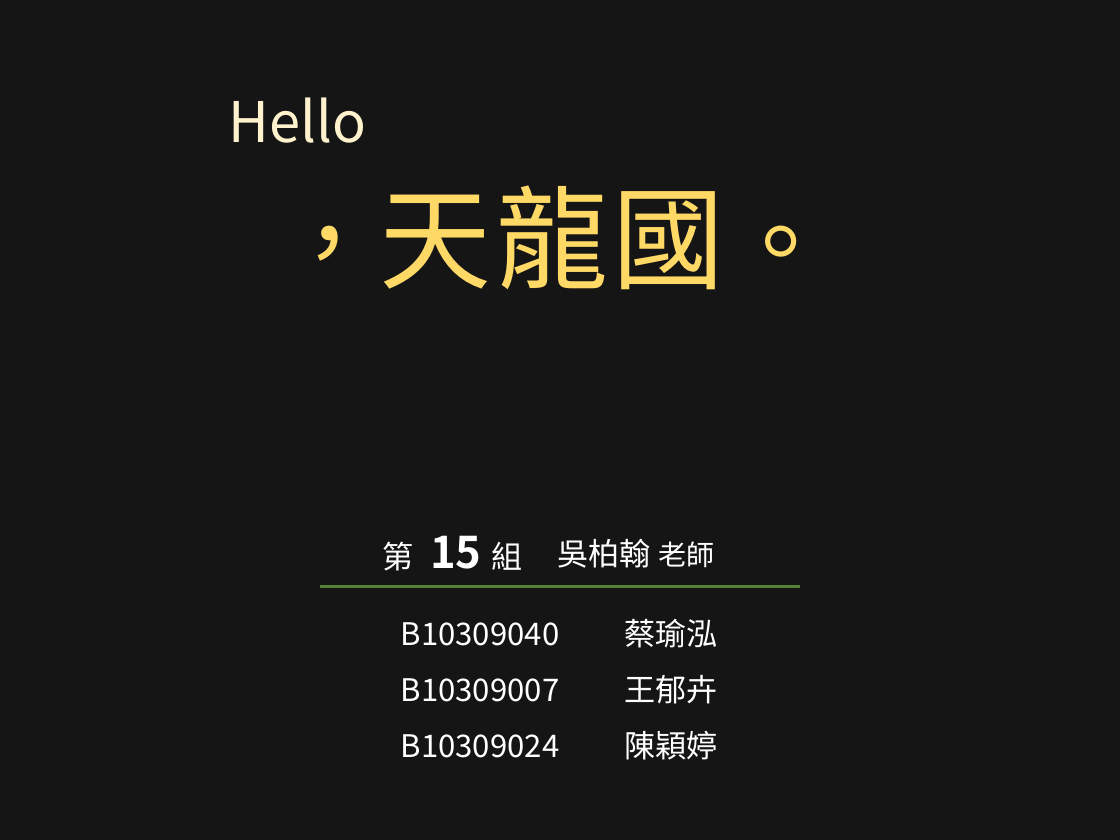
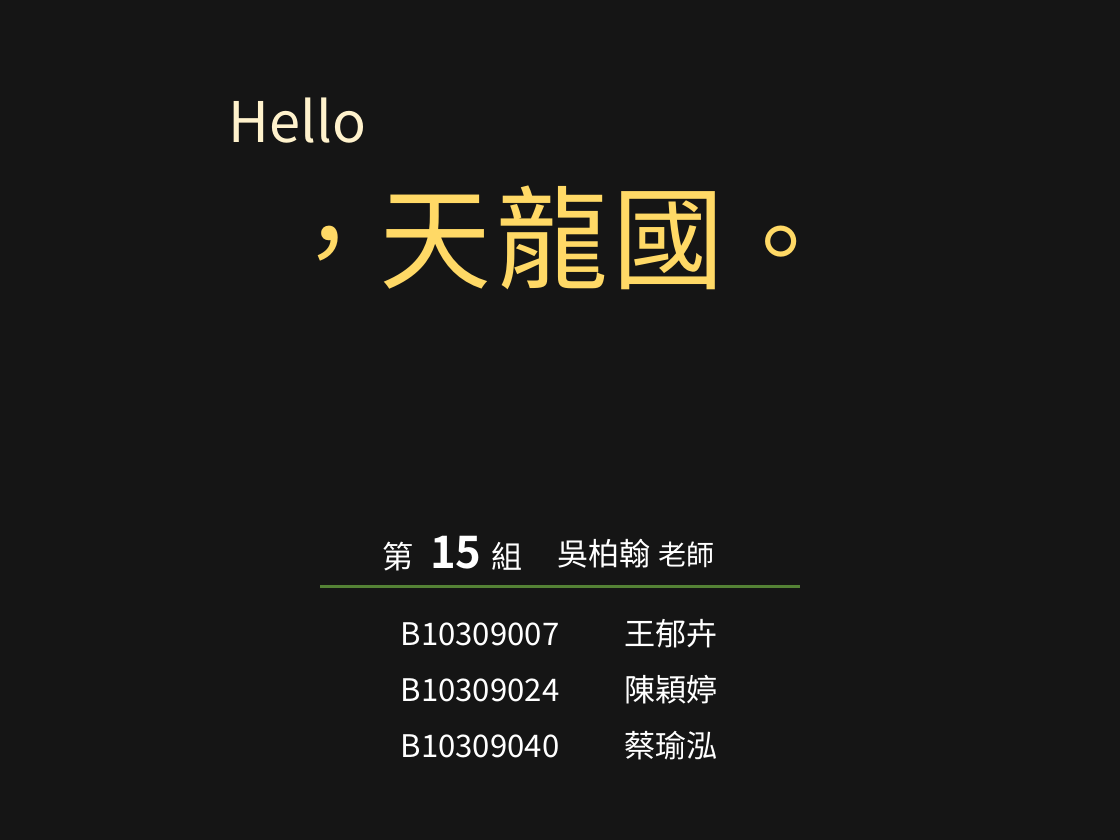
Before and after one commit to NTUST/105-team15, a slide deck: slide 1 of 105-15-final.pptx. Drawn at 1120x840 pixels with LibreOffice and Linux fonts; fonts in the diff are those of the drawing; background and template pictures are left out; a plain dark background stands for a picture behind light text. Boxes give left, top, right and bottom in pixels: in the first picture for what was removed or moved away, otherwise in the second. Text is boxed around its words. In the diff, an @@ line names an element or a change of style, - is before the commit and + after.

```diff
--- a/105-15-final.pptx
+++ b/105-15-final.pptx
@@ text at box(401, 619, 718, 648): paragraph removed @@
-B10309040 蔡瑜泓
@@ text at box(401, 731, 718, 760): paragraph added @@
+B10309040 蔡瑜泓
```
Also in this commit, not shown: 4 other slides changed, 2 slides added, 1 slide removed.
